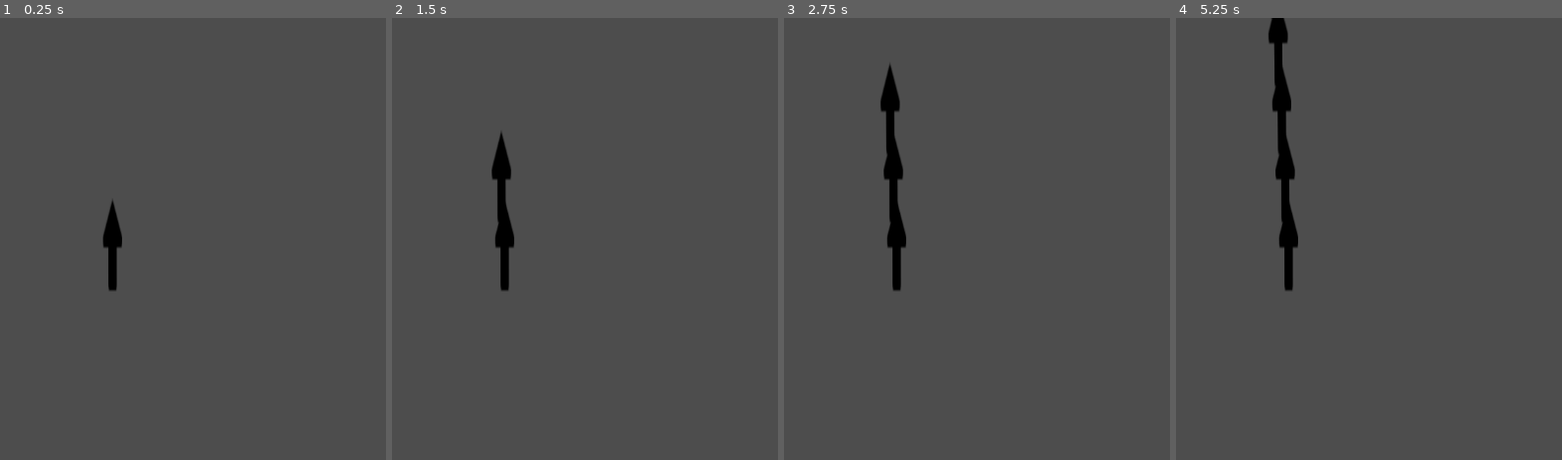
Above: before the commit, frames 1-4 (left to right).
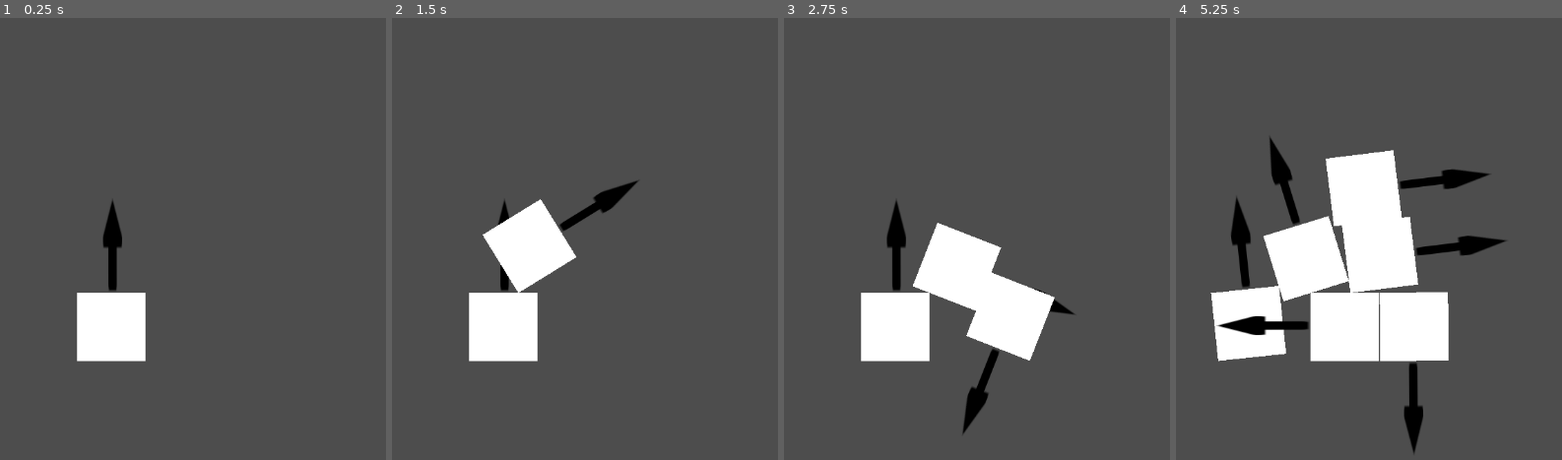
Above: after the commit, the same moments.

Repository: Xiul109/Basic_Principles_of_Autoreplicant_Engineering
Game: Godot game, scene res://test/base.tscn
Two runs of this game, one before a commit and one after it. Both use one fixed random seed, a clock stepped at 60 frames per second and the inputs below. The project has no main scene, so this scene is started directly.
Inputs (mouse positions are in pixels of both pictures, inside the frame that each line leads up to):
- Up to frame 1 (0.25 s): no input
- Up to frame 2 (1.5 s): tap Enter at 0.5 s; move the mouse to (696, 216) at 0.52 s; move the mouse to (outside the picture) at 1.27 s
- Up to frame 3 (2.75 s): move the mouse to (996, 141) at 2.02 s
- Up to frame 4 (5.25 s): tap Space at 2.75 s; move the mouse to (1268, 327) at 2.77 s; tap Enter at 3.5 s; move the mouse to (1542, 305) at 3.52 s; move the mouse to (outside the picture) at 4.27 s; move the mouse to (1349, 239) at 5.02 s

The runs differ from the first frame. In frame 1, 2.8% of the frame differs, in the area x 19-38%, y 62-78%; in frame 2, 6.6%; in frame 3, 10%; in frame 4, 20%, in the area x 8-86%, y 0-99%.

Commit message:
Level elements

Diff:
--- /dev/null
+++ b/UI/piece_button.gd
@@ -0,0 +1,25 @@
+extends Button
+
+@export var level_pieces : LevelPieces : set = _level_pieces_set
+
+var i = 0
+signal piece_pressed(i: int)
+
+# Called when the node enters the scene tree for the first time.
+func _ready():
+	update_button()
+
+
+func _level_pieces_set(pieces: LevelPieces):
+	level_pieces = pieces
+	update_button()
+
+func update_button():
+	var piece : Piece = level_pieces.piece_type.instantiate()
+	icon = piece.icon
+	piece.queue_free()
+	text = "x%d"%level_pieces.count
+
+
+func _on_pressed():
+	piece_pressed.emit(i)
--- /dev/null
+++ b/UI/piece_button.tscn
@@ -0,0 +1,22 @@
+[gd_scene load_steps=5 format=3 uid="uid://c1u6x2qnbitno"]
+
+[ext_resource type="Script" path="res://UI/piece_button.gd" id="1_nx8kj"]
+[ext_resource type="PackedScene" uid="uid://cytu78s7047jn" path="res://game_elements/shapes/square.tscn" id="2_lju1n"]
+[ext_resource type="Script" path="res://game_elements/levels/aux/level_pieces.gd" id="3_5426v"]
+
+[sub_resource type="Resource" id="Resource_e2rpw"]
+script = ExtResource("3_5426v")
+piece_type = ExtResource("2_lju1n")
+count = 1
+
+[node name="PieceButton" type="Button"]
+offset_right = 101.0
+offset_bottom = 104.0
+size_flags_horizontal = 3
+size_flags_vertical = 3
+icon_alignment = 1
+expand_icon = true
+script = ExtResource("1_nx8kj")
+level_pieces = SubResource("Resource_e2rpw")
+
+[connection signal="pressed" from="." to="." method="_on_pressed"]
--- /dev/null
+++ b/UI/piece_selector.gd
@@ -0,0 +1,37 @@
+extends PanelContainer
+
+const PieceButton = preload("res://UI/piece_button.tscn")
+
+signal piece_selected(piece: PackedScene, is_arrow : bool)
+
+var total_pieces : Array[LevelPieces] : set = _set_total_pieces
+var available_pieces : Array[LevelPieces]
+var buttons := []
+
+@onready var pieces_container = $pieces_container
+
+# Called when the node enters the scene tree for the first time.
+func _ready():
+	pass # Replace with function body.
+
+
+func _set_total_pieces(pieces : Array[LevelPieces]):
+	total_pieces = pieces
+	available_pieces = total_pieces.duplicate(true)
+	buttons = []
+	for i in len(pieces):
+		var piece = pieces[i]
+		var button = PieceButton.instantiate()
+		button.level_pieces = piece
+		button.piece_pressed.connect(_piece_button_pressed)
+		button.i = i
+		pieces_container.add_child(button)
+		buttons.append(button)
+
+func _piece_button_pressed(i: int):
+	var piece := available_pieces[i]
+	piece.count -= 1
+	buttons[i].update_button()
+	if piece.count <= 0:
+		buttons[i].disabled = true
+	piece_selected.emit(piece.piece_type, false)
--- /dev/null
+++ b/UI/piece_selector.tscn
@@ -0,0 +1,11 @@
+[gd_scene load_steps=2 format=3 uid="uid://ccqlvcmm8mb28"]
+
+[ext_resource type="Script" path="res://UI/piece_selector.gd" id="1_02h0a"]
+
+[node name="PieceSelector" type="PanelContainer"]
+offset_right = 528.0
+offset_bottom = 129.0
+script = ExtResource("1_02h0a")
+
+[node name="pieces_container" type="HBoxContainer" parent="."]
+layout_mode = 2
--- a/UI/replicant_editor.gd
+++ b/UI/replicant_editor.gd
@@ -2,11 +2,22 @@
 
 @export var level : Level
 
+@onready var replicant = $Replicant
+@onready var pieces_selector = $PieceSelector
+
+
 # Called when the node enters the scene tree for the first time.
 func _ready():
-	pass # Replace with function body.
+	pieces_selector.total_pieces = level.pieces
 
 
 # Called every frame. 'delta' is the elapsed time since the previous frame.
-func _process(delta):
+func _process(_delta):
 	pass
+
+
+func _on_piece_selector_piece_selected(piece: PackedScene, is_arrow : bool):
+	var floating_piece : Piece = piece.instantiate()
+	floating_piece.freeze = true
+	floating_piece.global_position = get_global_mouse_position()
+	replicant.add_child(floating_piece)
--- a/UI/replicant_editor.tscn
+++ b/UI/replicant_editor.tscn
@@ -1,8 +1,28 @@
-[gd_scene load_steps=2 format=3 uid="uid://cnif1ug0p3h4l"]
+[gd_scene load_steps=10 format=3 uid="uid://cnif1ug0p3h4l"]
 
 [ext_resource type="Script" path="res://UI/replicant_editor.gd" id="1_yilh0"]
+[ext_resource type="Script" path="res://game_elements/replicant.gd" id="2_qbejp"]
+[ext_resource type="PackedScene" uid="uid://ccqlvcmm8mb28" path="res://UI/piece_selector.tscn" id="3_lohb4"]
+[ext_resource type="PackedScene" uid="uid://dx12p86m7rbs1" path="res://game_elements/levels/level.tscn" id="4_fihft"]
+[ext_resource type="Script" path="res://game_elements/levels/aux/level_pieces.gd" id="5_rmudh"]
+[ext_resource type="PackedScene" uid="uid://cytu78s7047jn" path="res://game_elements/shapes/square.tscn" id="6_1adbo"]
 
-[node name="ReplicantEditor" type="Control"]
+[sub_resource type="Resource" id="Resource_js02r"]
+script = ExtResource("5_rmudh")
+piece_type = ExtResource("6_1adbo")
+count = 2
+
+[sub_resource type="Resource" id="Resource_ocmf3"]
+script = ExtResource("5_rmudh")
+piece_type = ExtResource("6_1adbo")
+count = null
+
+[sub_resource type="Resource" id="Resource_mwupm"]
+script = ExtResource("5_rmudh")
+piece_type = ExtResource("6_1adbo")
+count = 0
+
+[node name="ReplicantEditor" type="Control" node_paths=PackedStringArray("level")]
 layout_mode = 3
 anchors_preset = 15
 anchor_right = 1.0
@@ -10,3 +30,15 @@
 grow_horizontal = 2
 grow_vertical = 2
 script = ExtResource("1_yilh0")
+level = NodePath("Level")
+
+[node name="Replicant" type="Node2D" parent="."]
+script = ExtResource("2_qbejp")
+
+[node name="PieceSelector" parent="." instance=ExtResource("3_lohb4")]
+layout_mode = 0
+
+[node name="Level" parent="." instance=ExtResource("4_fihft")]
+pieces = Array[ExtResource("5_rmudh")]([SubResource("Resource_js02r"), SubResource("Resource_ocmf3"), SubResource("Resource_mwupm")])
+
+[connection signal="piece_selected" from="PieceSelector" to="." method="_on_piece_selector_piece_selected"]
--- /dev/null
+++ b/full_levels/level0.tscn
@@ -0,0 +1,31 @@
+[gd_scene load_steps=6 format=3 uid="uid://bkmnskaabvmoa"]
+
+[ext_resource type="Script" path="res://game_elements/levels/level.gd" id="1_iup6q"]
+[ext_resource type="PackedScene" uid="uid://b1r4m8p1y8v0l" path="res://game_elements/levels/_aux/building_zone.tscn" id="2_63p50"]
+[ext_resource type="PackedScene" uid="uid://cb4o78owk2qyg" path="res://game_elements/levels/_aux/target_zone.tscn" id="3_5t66d"]
+[ext_resource type="Texture2D" uid="uid://cd6an61liepoc" path="res://icon.svg" id="4_s1q6x"]
+[ext_resource type="PackedScene" uid="uid://cytu78s7047jn" path="res://game_elements/shapes/square.tscn" id="5_o4lkx"]
+
+[node name="Level" type="Node2D"]
+script = ExtResource("1_iup6q")
+
+[node name="Timer" type="Timer" parent="."]
+wait_time = 2.0
+one_shot = true
+autostart = true
+
+[node name="building_zone" parent="." instance=ExtResource("2_63p50")]
+modulate = Color(0.0705882, 1, 0.192157, 0.545098)
+position = Vector2(589, 331)
+scale = Vector2(9.64062, 5.65625)
+
+[node name="sprite" parent="." instance=ExtResource("3_5t66d")]
+modulate = Color(1, 0.0980392, 1, 0.478431)
+position = Vector2(583, 312)
+scale = Vector2(9.64063, 5.73437)
+texture = ExtResource("4_s1q6x")
+
+[node name="square" parent="." instance=ExtResource("5_o4lkx")]
+position = Vector2(544, 221)
+
+[connection signal="timeout" from="Timer" to="." method="check_if_pieces_in_zone"]
--- /dev/null
+++ b/game_elements/levels/elements/building_zone.gd
@@ -0,0 +1,56 @@
+class_name BuildingArea
+extends Area2D
+
+
+@onready var sprite : Sprite2D = $".."
+
+
+
+
+# Called when the node enters the scene tree for the first time.
+func _ready() -> void:
+	define_building_area()
+
+
+
+
+func define_building_area() -> void:
+	var bitmap=BitMap.new()
+	bitmap.create_from_image_alpha(sprite.texture.get_image())
+	print("Tamaño original: "+str(sprite.texture.get_size()))
+	var zone_size:=Vector2(sprite.texture.get_height(),sprite.texture.get_width()) * sprite.transform.get_scale()
+	print("Tamaño zonesize tespues de multiplicar por: "+str(sprite.transform.get_scale()) + "Tamaño final::::: "+str(zone_size))
+	var polygons = bitmap.opaque_to_polygons(Rect2(Vector2.ZERO,zone_size))
+
+
+	for poly in polygons:
+		var col_polygon=CollisionPolygon2D.new()
+		col_polygon.polygon=poly
+		add_child(col_polygon)
+		#col_polygon.scale=(sprite.transform.get_scale())
+		if sprite.centered:
+			#col_polygon.position=sprite.position
+			col_polygon.position-=Vector2(bitmap.get_size()/2)
+
+
+
+func check_all_pieces_in_area(total_pieces:int) -> bool:
+
+	var pieces_are_in:=true
+	var overlapping_pieces:=get_overlapping_bodies()
+	if overlapping_pieces.size()!=total_pieces:
+		pieces_are_in=false
+	print("Me han preguntado por: "+str(total_pieces)+"    Y yo le he dicho: "+str(pieces_are_in)+"   porqtengo estas piezas: "+str(overlapping_pieces))
+	return pieces_are_in
+
+
+func _on_body_entered(body: Node2D) -> void:
+	print("He entrado ahora")
+	#body.valid_position(true)
+	pass # Replace with function body.
+
+
+func _on_body_exited(body: Node2D) -> void:
+	print("He saliddo ahora")
+	#body.valid_position(false)
+	pass # Replace with function body.
--- /dev/null
+++ b/game_elements/levels/elements/building_zone.tscn
@@ -0,0 +1,13 @@
+[gd_scene load_steps=3 format=3 uid="uid://b1r4m8p1y8v0l"]
+
+[ext_resource type="Script" path="res://game_elements/levels/_aux/building_zone.gd" id="1_l2u32"]
+[ext_resource type="Texture2D" uid="uid://cd6an61liepoc" path="res://icon.svg" id="4_drcsb"]
+
+[node name="building_zone" type="Sprite2D"]
+texture = ExtResource("4_drcsb")
+
+[node name="building_area" type="Area2D" parent="."]
+script = ExtResource("1_l2u32")
+
+[connection signal="body_entered" from="building_area" to="building_area" method="_on_body_entered"]
+[connection signal="body_exited" from="building_area" to="building_area" method="_on_body_exited"]
--- /dev/null
+++ b/game_elements/levels/elements/deleting_zone.gd
@@ -0,0 +1,40 @@
+class_name DeletingArea
+extends Area2D
+
+@onready var sprite : Sprite2D = $".."
+
+
+
+# Called when the node enters the scene tree for the first time.
+func _ready() -> void:
+	define_deleting_area()
+
+
+
+
+func define_deleting_area() -> void:
+	var bitmap=BitMap.new()
+	bitmap.create_from_image_alpha(sprite.texture.get_image())
+	print("Tamaño original: "+str(sprite.texture.get_size()))
+	var zone_size:=Vector2(sprite.texture.get_height(),sprite.texture.get_width()) * sprite.transform.get_scale()
+	print("Tamaño zonesize tespues de multiplicar por: "+str(sprite.transform.get_scale()) + "Tamaño final::::: "+str(zone_size))
+	var polygons = bitmap.opaque_to_polygons(Rect2(Vector2.ZERO,zone_size))
+
+
+	for poly in polygons:
+		var col_polygon=CollisionPolygon2D.new()
+		col_polygon.polygon=poly
+		add_child(col_polygon)
+		#col_polygon.scale=(sprite.transform.get_scale())
+		if sprite.centered:
+			#col_polygon.position=sprite.position
+			col_polygon.position-=Vector2(bitmap.get_size()/2)
+
+
+
+
+func _on_body_entered(body: Node2D) -> void:
+	print("Ha entrado algo en la zona")
+	if body.is_in_group("Piece"):
+		print("Entro una pieza")
+		body.queue_free()
--- /dev/null
+++ b/game_elements/levels/elements/deleting_zone.tscn
@@ -0,0 +1,12 @@
+[gd_scene load_steps=3 format=3 uid="uid://cw0tf08f2pcyq"]
+
+[ext_resource type="Script" path="res://game_elements/levels/_aux/deleting_zone.gd" id="1_byon2"]
+[ext_resource type="Texture2D" uid="uid://cd6an61liepoc" path="res://icon.svg" id="2_m7kmk"]
+
+[node name="deleting_zone" type="Sprite2D"]
+texture = ExtResource("2_m7kmk")
+
+[node name="deleting_area" type="Area2D" parent="."]
+script = ExtResource("1_byon2")
+
+[connection signal="body_entered" from="deleting_area" to="deleting_area" method="_on_body_entered"]
--- /dev/null
+++ b/game_elements/levels/elements/lose_game_zone.gd
@@ -0,0 +1,39 @@
+class_name LoseGameArea
+extends Area2D
+
+@onready var sprite : Sprite2D = $".."
+
+
+
+# Called when the node enters the scene tree for the first time.
+func _ready() -> void:
+	define_lose_game_area()
+
+
+
+
+func define_lose_game_area() -> void:
+	var bitmap=BitMap.new()
+	bitmap.create_from_image_alpha(sprite.texture.get_image())
+	print("Tamaño original: "+str(sprite.texture.get_size()))
+	var zone_size:=Vector2(sprite.texture.get_height(),sprite.texture.get_width()) * sprite.transform.get_scale()
+	print("Tamaño zonesize tespues de multiplicar por: "+str(sprite.transform.get_scale()) + "Tamaño final::::: "+str(zone_size))
+	var polygons = bitmap.opaque_to_polygons(Rect2(Vector2.ZERO,zone_size))
+
+
+	for poly in polygons:
+		var col_polygon=CollisionPolygon2D.new()
+		col_polygon.polygon=poly
+		add_child(col_polygon)
+		#col_polygon.scale=(sprite.transform.get_scale())
+		if sprite.centered:
+			#col_polygon.position=sprite.position
+			col_polygon.position-=Vector2(bitmap.get_size()/2)
+
+
+
+
+func _on_body_entered(body: Node2D) -> void:
+	if body.is_in_group("Piece"):
+		print("AAA wey perdiste")
+		SignalBus.game_lost.emit()
--- /dev/null
+++ b/game_elements/levels/elements/lose_game_zone.tscn
@@ -0,0 +1,12 @@
+[gd_scene load_steps=3 format=3 uid="uid://cnafq0v3nf3dd"]
+
+[ext_resource type="Texture2D" uid="uid://dcle12sg6ann5" path="res://assets/zona_chunga.png" id="1_8pw6h"]
+[ext_resource type="Script" path="res://game_elements/levels/_aux/lose_game_zone.gd" id="1_a6vgk"]
+
+[node name="lose_game_zone" type="Sprite2D"]
+texture = ExtResource("1_8pw6h")
+
+[node name="lose_game_area" type="Area2D" parent="."]
+script = ExtResource("1_a6vgk")
+
+[connection signal="body_entered" from="lose_game_area" to="lose_game_area" method="_on_body_entered"]
--- /dev/null
+++ b/game_elements/levels/elements/static_obstacle.tscn
@@ -0,0 +1,11 @@
+[gd_scene load_steps=3 format=3 uid="uid://ttybpuwos4pb"]
+
+[ext_resource type="Script" path="res://static_obstacle.gd" id="1_buko5"]
+[ext_resource type="Texture2D" uid="uid://cd6an61liepoc" path="res://icon.svg" id="1_etym5"]
+
+[node name="Sprite2D" type="Sprite2D"]
+scale = Vector2(6.60938, 1)
+texture = ExtResource("1_etym5")
+
+[node name="StaticBody2D" type="StaticBody2D" parent="."]
+script = ExtResource("1_buko5")
--- /dev/null
+++ b/game_elements/levels/elements/target_zone.gd
@@ -0,0 +1,39 @@
+class_name TargetArea
+extends Area2D
+
+@onready var sprite : Sprite2D = $".."
+
+
+
+# Called when the node enters the scene tree for the first time.
+func _ready() -> void:
+	define_target_area()
+
+
+
+
+func define_target_area() -> void:
+	var bitmap=BitMap.new()
+	bitmap.create_from_image_alpha(sprite.texture.get_image())
+	print("Tamaño original: "+str(sprite.texture.get_size()))
+	var zone_size:=Vector2(sprite.texture.get_height(),sprite.texture.get_width()) * sprite.transform.get_scale()
+	print("Tamaño zonesize tespues de multiplicar por: "+str(sprite.transform.get_scale()) + "Tamaño final::::: "+str(zone_size))
+	var polygons = bitmap.opaque_to_polygons(Rect2(Vector2.ZERO,zone_size))
+
+
+	for poly in polygons:
+		var col_polygon=CollisionPolygon2D.new()
+		col_polygon.polygon=poly
+		add_child(col_polygon)
+		#col_polygon.scale=(sprite.transform.get_scale())
+		if sprite.centered:
+			#col_polygon.position=sprite.position
+			col_polygon.position-=Vector2(bitmap.get_size()/2)
+
+
+
+
+func _on_body_entered(body: Node2D) -> void:
+	if body.is_in_group("Piece"):
+		print("VICOTIRAAA LLEGASSTE AL AREA")
+		SignalBus.game_won.emit()
--- /dev/null
+++ b/game_elements/levels/elements/target_zone.tscn
@@ -0,0 +1,12 @@
+[gd_scene load_steps=3 format=3 uid="uid://cb4o78owk2qyg"]
+
+[ext_resource type="Script" path="res://game_elements/levels/_aux/target_zone.gd" id="1_m2fho"]
+[ext_resource type="Texture2D" uid="uid://b1aw0g45l02lp" path="res://assets/arrowUp.png" id="2_2a6um"]
+
+[node name="target_zone" type="Sprite2D"]
+texture = ExtResource("2_2a6um")
+
+[node name="target_area" type="Area2D" parent="."]
+script = ExtResource("1_m2fho")
+
+[connection signal="body_entered" from="target_area" to="target_area" method="_on_body_entered"]
--- a/game_elements/levels/level.gd
+++ b/game_elements/levels/level.gd
@@ -2,12 +2,18 @@
 extends Node2D
 
 @export var pieces : Array[LevelPieces]
+@export var n_arrows : int = 0
+
+@onready var building_area: Area2D = $building_zone/building_area
 
 # Called when the node enters the scene tree for the first time.
 func _ready():
 	pass # Replace with function body.
 
 
-# Called every frame. 'delta' is the elapsed time since the previous frame.
-func _process(delta):
-	pass
+
+func check_if_pieces_in_zone():
+	print("Chequeo piezas")
+	var pieces_in_zone:=false
+	pieces_in_zone = building_area.check_all_pieces_in_area(pieces.size())
+	print("pieces in zone: "+str(pieces_in_zone))
--- a/game_elements/levels/level.tscn
+++ b/game_elements/levels/level.tscn
@@ -1,6 +1,19 @@
-[gd_scene load_steps=2 format=3 uid="uid://dx12p86m7rbs1"]
+[gd_scene load_steps=3 format=3 uid="uid://dx12p86m7rbs1"]
 
 [ext_resource type="Script" path="res://game_elements/levels/level.gd" id="1_rrg4g"]
+[ext_resource type="PackedScene" uid="uid://b1r4m8p1y8v0l" path="res://game_elements/levels/_aux/building_zone.tscn" id="2_5xhsn"]
 
 [node name="Level" type="Node2D"]
 script = ExtResource("1_rrg4g")
+
+[node name="building_area" parent="." instance=ExtResource("2_5xhsn")]
+position = Vector2(290.351, 281.906)
+rotation = 1.79044
+scale = Vector2(4.10597, 2.80375)
+
+[node name="Timer" type="Timer" parent="."]
+wait_time = 2.0
+one_shot = true
+autostart = true
+
+[connection signal="timeout" from="Timer" to="." method="check_if_pieces_in_zone"]
--- a/game_elements/replica_arrow.gd
+++ b/game_elements/replica_arrow.gd
@@ -8,5 +8,5 @@
 
 
 # Called every frame. 'delta' is the elapsed time since the previous frame.
-func _process(delta):
+func _process(_delta):
 	pass
--- a/game_elements/replicant.gd
+++ b/game_elements/replicant.gd
@@ -8,7 +8,7 @@
 
 
 # Called every frame. 'delta' is the elapsed time since the previous frame.
-func _process(delta):
+func _process(_delta):
 	pass
 
 func replicate() -> Array[Replicant]:
--- a/game_elements/shapes/shape.gd
+++ b/game_elements/shapes/shape.gd
@@ -1,13 +1,23 @@
 class_name Piece
 extends RigidBody2D
 
+@export var icon : Texture2D
 @export var replica_arrows : Array[ReplicaArrow]
+
+@onready var shape := $shape
+
 
 # Called when the node enters the scene tree for the first time.
 func _ready():
-	pass # Replace with function body.
+	add_to_group("Piece")
+	shape.polygon = $collision.polygon
 
 
-# Called every frame. 'delta' is the elapsed time since the previous frame.
-func _process(delta):
-	pass
+func _on_replica_arrows_child_entered_tree(node: Node):
+	if node is ReplicaArrow:
+		replica_arrows.append(node)
+
+
+func _on_replica_arrows_child_exiting_tree(node):
+	if node in replica_arrows:
+		replica_arrows.erase(node)
--- a/game_elements/shapes/square.tscn
+++ b/game_elements/shapes/square.tscn
@@ -1,11 +1,18 @@
-[gd_scene load_steps=2 format=3 uid="uid://cytu78s7047jn"]
+[gd_scene load_steps=3 format=3 uid="uid://cytu78s7047jn"]
 
 [ext_resource type="Script" path="res://game_elements/shapes/shape.gd" id="1_t6ded"]
+[ext_resource type="Texture2D" uid="uid://cws05hyjdqp3g" path="res://assets/shape_icons/square.png" id="2_geww2"]
 
 [node name="square" type="RigidBody2D"]
 script = ExtResource("1_t6ded")
+icon = ExtResource("2_geww2")
 
 [node name="collision" type="CollisionPolygon2D" parent="."]
 polygon = PackedVector2Array(-50, -50, 50, -50, 50, 50, -50, 50)
 
 [node name="replica_arrows" type="Node2D" parent="."]
+
+[node name="shape" type="Polygon2D" parent="."]
+
+[connection signal="child_entered_tree" from="replica_arrows" to="." method="_on_replica_arrows_child_entered_tree"]
+[connection signal="child_exiting_tree" from="replica_arrows" to="." method="_on_replica_arrows_child_exiting_tree"]
--- a/project.godot
+++ b/project.godot
@@ -13,3 +13,7 @@
 config/name="GMTKJam2024"
 config/features=PackedStringArray("4.3", "Forward Plus")
 config/icon="res://icon.svg"
+
+[autoload]
+
+SignalBus="*res://signal_bus.gd"
--- /dev/null
+++ b/signal_bus.gd
@@ -0,0 +1,8 @@
+extends Node
+
+signal game_lost
+#emited lose_game_zone
+
+
+signal game_won
+#emited: target_zone
--- /dev/null
+++ b/static_obstacle.gd
@@ -0,0 +1,33 @@
+class_name StaticObstacle
+extends StaticBody2D
+
+
+@onready var sprite : Sprite2D = $".."
+
+
+
+
+# Called when the node enters the scene tree for the first time.
+func _ready() -> void:
+	define_solid_area()
+
+
+
+
+func define_solid_area() -> void:
+	var bitmap=BitMap.new()
+	bitmap.create_from_image_alpha(sprite.texture.get_image())
+	print("Tamaño original: "+str(sprite.texture.get_size()))
+	var zone_size:=Vector2(sprite.texture.get_height(),sprite.texture.get_width()) * sprite.transform.get_scale()
+	print("Tamaño zonesize tespues de multiplicar por: "+str(sprite.transform.get_scale()) + "Tamaño final::::: "+str(zone_size))
+	var polygons = bitmap.opaque_to_polygons(Rect2(Vector2.ZERO,zone_size))
+
+
+	for poly in polygons:
+		var col_polygon=CollisionPolygon2D.new()
+		col_polygon.polygon=poly
+		add_child(col_polygon)
+		#col_polygon.scale=(sprite.transform.get_scale())
+		if sprite.centered:
+			#col_polygon.position=sprite.position
+			col_polygon.position-=Vector2(bitmap.get_size()/2)
--- a/test/base.tscn
+++ b/test/base.tscn
@@ -43,6 +43,6 @@
 
 [node name="ReplicaArrow" parent="replicas/Replicant/square" instance=ExtResource("4_5uwn3")]
 position = Vector2(2, -47)
-target_position = Vector2(-2, -133)
+target_position = Vector2(68, -109)
 
 [connection signal="timeout" from="Timer" to="." method="_on_timer_timeout"]
Binary file added: assets/shape_icons/square.png
Not shown, added: assets/shape_icons/square.png.import
Binary file added: assets/zona_chunga.png
Not shown, added: assets/zona_chunga.png.import
